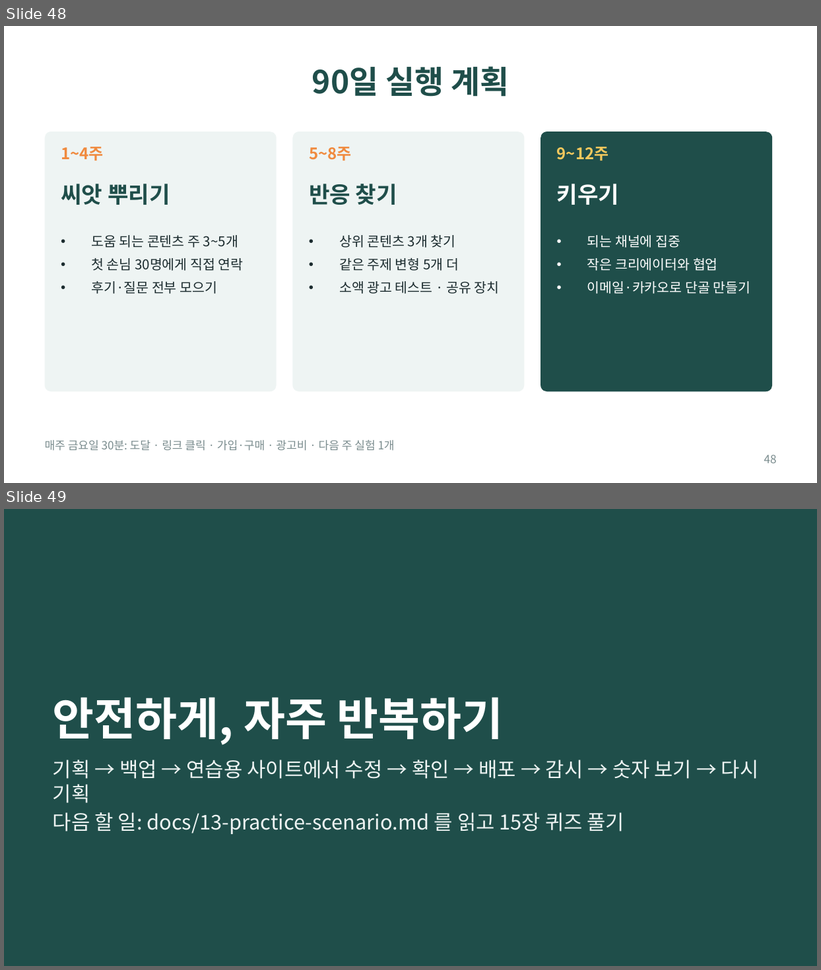
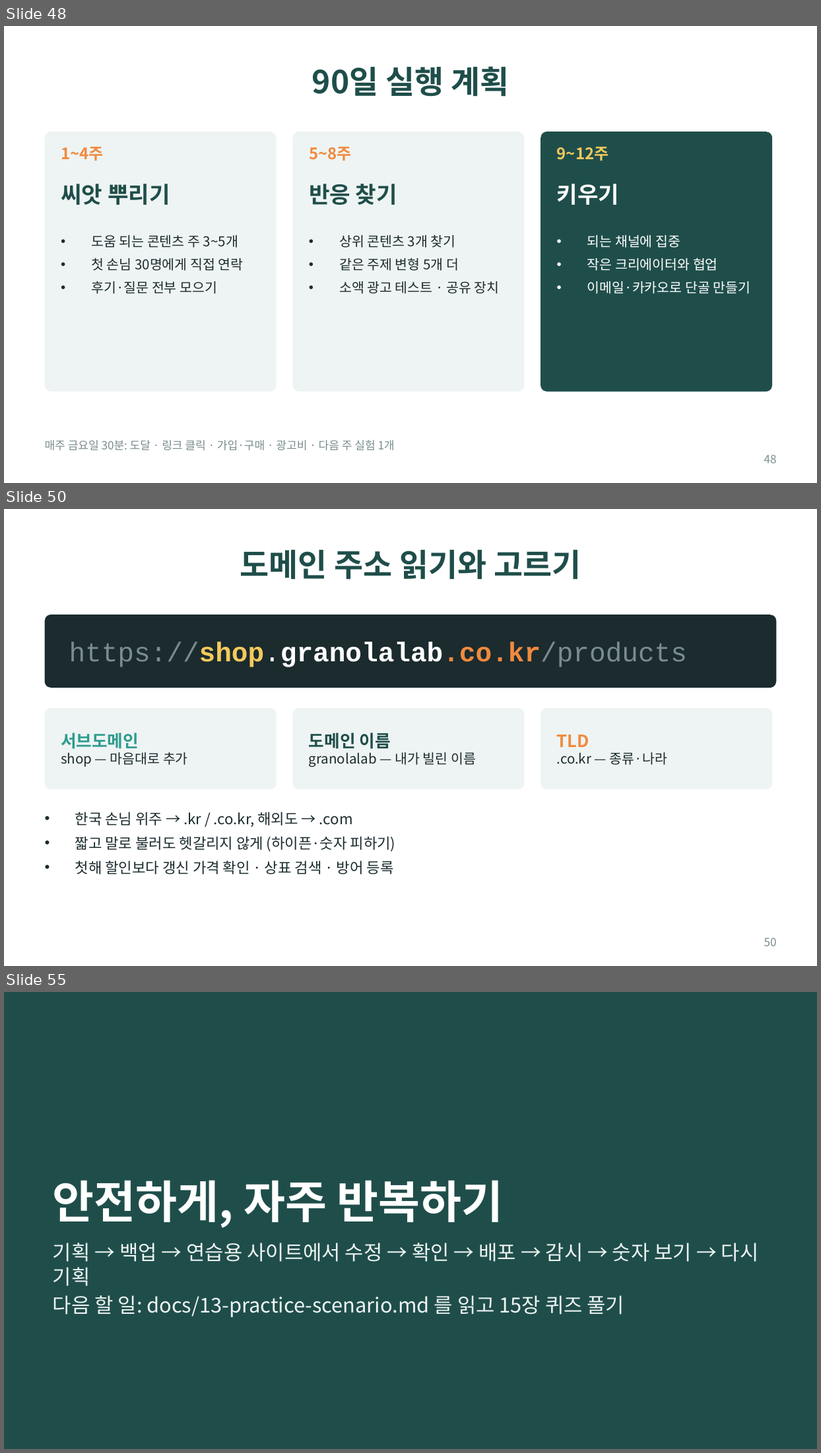
Before and after one commit to bincodin-ko/stanford-study, a slide deck: slides/internet-business-101.pptx. Shown one above the other, each under a label of ours: slides 48 and 49 before the commit, slides 48, 50 and 55 after it; the slides between them are not shown. The pictures are 821x970 and 821x1453 pixels, drawn with LibreOffice and Linux fonts; fonts in the diff are those of the drawing. Boxes give left, top, right and bottom in pixels: in the first picture for what was removed or moved away, otherwise in the second. Text is boxed around its words. In the diff, an @@ line names an element or a change of style, - is before the commit and + after.

```diff
--- a/slides/internet-business-101.pptx
+++ b/slides/internet-business-101.pptx
@@ slide 50 added at <box>4,509,817,966</box>, background #FFFFFF @@
@@ title added at <box>240,550,581,580</box>, 28 pt, text #1F4E4A, bold @@
+도메인 주소 읽기와 고르기
@@ rounded rectangle added at <box>45,615,776,688</box>, fill #1B2B2E @@
@@ text added at <box>69,642,687,667</box>, 24 pt, text #7A8C8E, bold @@
+https://shop.granolalab.co.kr/products
@@ rounded rectangle added at <box>45,708,277,789</box>, fill #EEF4F3 @@
@@ rounded rectangle added at <box>292,708,524,789</box>, fill #EEF4F3 @@
@@ rounded rectangle added at <box>541,708,772,789</box>, fill #EEF4F3 @@
@@ text added at <box>61,733,188,767</box>, 12 pt, text #1B2B2E @@
+서브도메인
+shop — 마음대로 추가
@@ text added at <box>309,733,476,767</box>, 12 pt, text #1B2B2E @@
+도메인 이름
+granolalab — 내가 빌린 이름
@@ text added at <box>557,735,667,765</box>, 12 pt, text #1B2B2E @@
+TLD
+.co.kr — 종류·나라
@@ text added at <box>75,812,396,875</box>, 13 pt, text #1B2B2E @@
+• 한국 손님 위주 → .kr / .co.kr, 해외도 → .com
+• 짧고 말로 불러도 헷갈리지 않게 (하이픈·숫자 피하기)
+• 첫해 할인보다 갱신 가격 확인 · 상표 검색 · 방어 등록
@@ page number added at <box>764,938,777,947</box>, 10 pt, text #7A8C8E @@
+50
@@ what was slide 49 is now slide 55 @@
```
Also in this commit, not shown: 5 other slides added, 7 other files.
